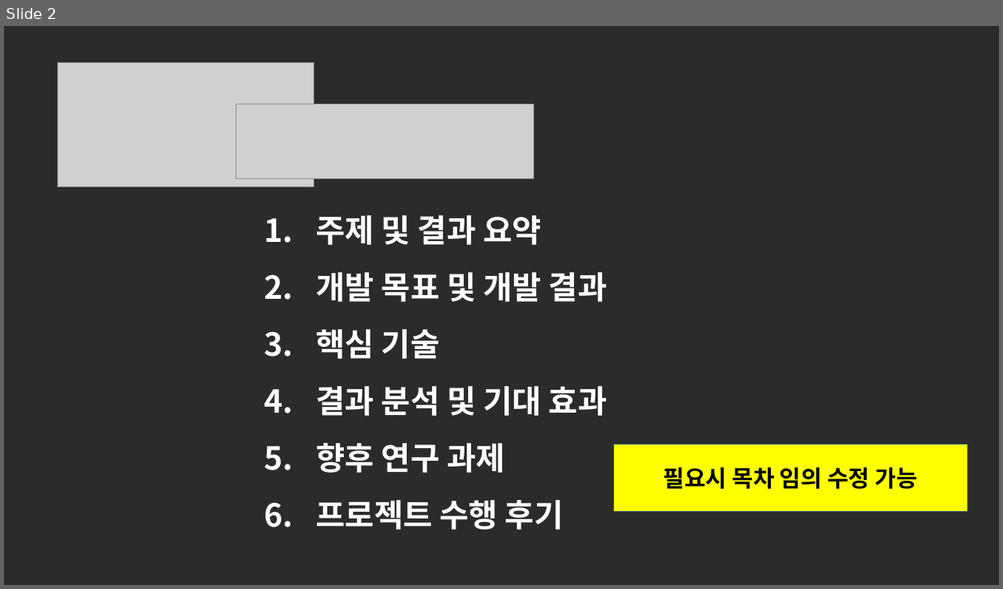
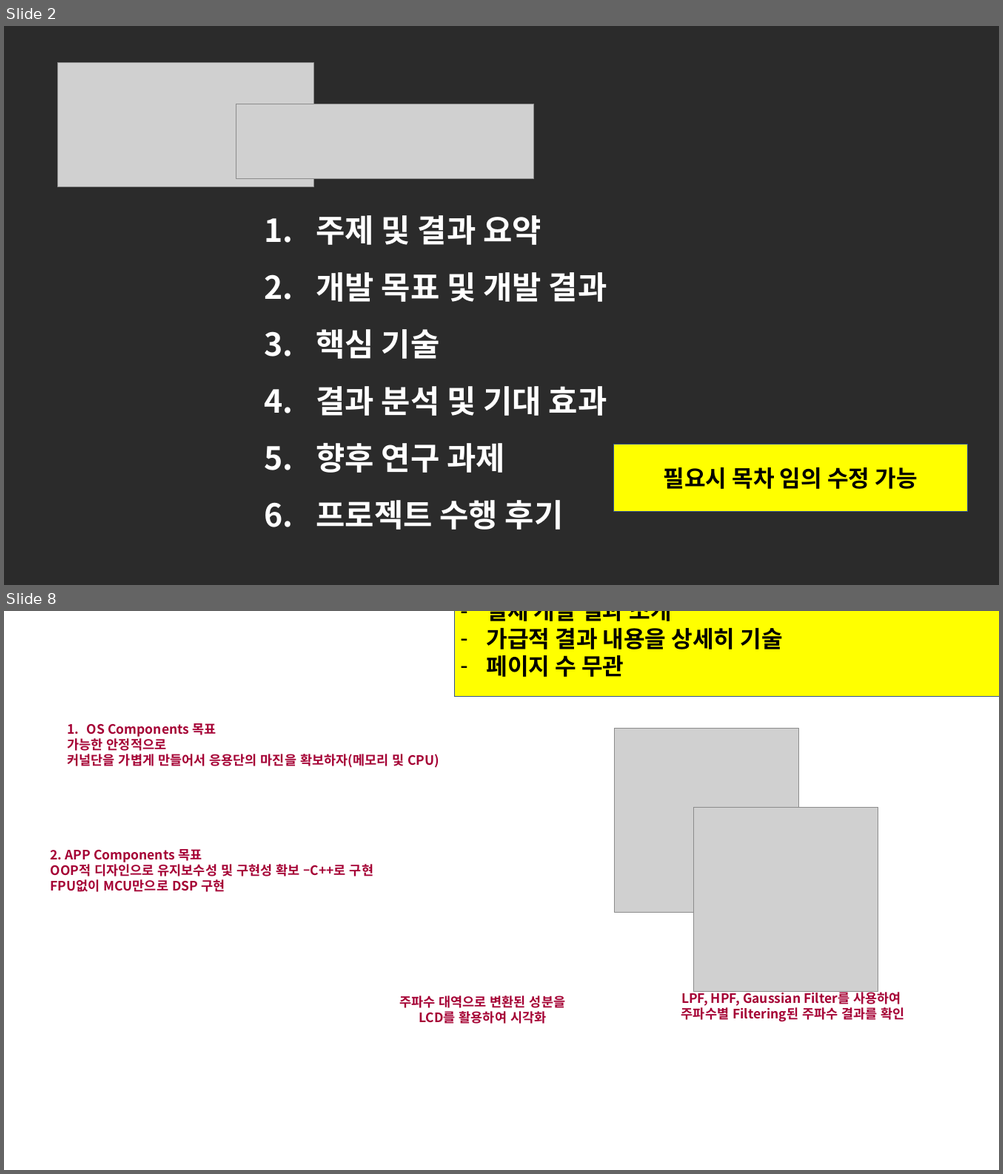
Before and after one commit to DawoonJang/custom_rtos_stm32f103, a slide deck: report/LG_부트캠프_08기_C반_결과보고서(1팀).pptx. Shown one above the other, each under a label of ours: slide 2 before the commit, slides 2 and 8 after it; the slides between them are not shown. The pictures are 1003x589 and 1003x1174 pixels, drawn with LibreOffice and Linux fonts; fonts in the diff are those of the drawing; grey boxes stand for pictures; background and template pictures are left out; a plain dark background stands for a picture behind light text. Boxes give left, top, right and bottom in pixels: in the first picture for what was removed or moved away, otherwise in the second. Text is boxed around its words. In the diff, an @@ line names an element or a change of style, - is before the commit and + after.

```diff
--- a/report/LG_부트캠프_08기_C반_결과보고서(1팀).pptx
+++ b/report/LG_부트캠프_08기_C반_결과보고서(1팀).pptx
@@ slide 8 added at bbox=[4, 611, 999, 1170], background picture (left out) @@
@@ rectangle added at bbox=[455, 611, 999, 697], fill #FFFF00, outline #32538F 1 pt @@
@@ text added at bbox=[486, 611, 782, 677], 32 pt, text #000000, bold @@
+– 처음 기획한 개발 목표
+– 실제 개발 결과 소개
+– 가급적 결과 내용을 상세히 기술
+– 페이지 수 무관
@@ text added at bbox=[534, 611, 623, 621], 54 pt, text #FFFFFF, bold @@
+2. 개발 목표 및 개발 결과
@@ text added at bbox=[51, 849, 373, 892], 18 pt, text #A50034, bold @@
+2. APP Components 목표
+OOP적 디자인으로 유지보수성 및 구현성 확보 –C++로 구현
+FPU없이 MCU만으로 DSP 구현
@@ group added at bbox=[68, 723, 905, 1024]: 3 texts, 2 pictures @@
+1. OS Components 목표
+가능한 안정적으로
+커널단을 가볍게 만들어서 응용단의 마진을 확보하자(메모리 및 CPU)
+LPF, HPF, Gaussian Filter를 사용하여
+주파수별 Filtering된 주파수 결과를 확인
+주파수 대역으로 변환된 성분을
+LCD를 활용하여 시각화
```
Also in this commit, not shown: 9 slides changed, 6 other slides added, 2 slides removed.
